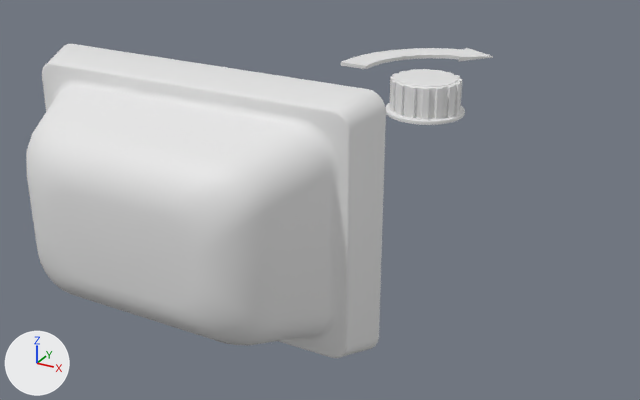
What one commit did to the FBX model Assets/tools.fbx.
Rendered twice from a 50 mm camera at (0.343, -0.709, 0.246) aimed at (0.009, -0.101, -0.058). Every picture has the same lights, and +X, +Y and +Z are marked at lower left. Where no turn or scale is listed for an object, it has been applied to the vertices.

The first picture shows 'Dial', 'Light', 'RotateArrow'.
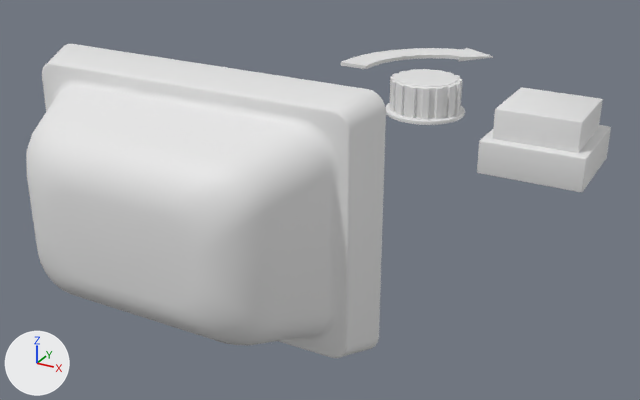
Diff of the bpy script that builds the scene:
```diff
--- a/Assets/tools.fbx.py
+++ b/Assets/tools.fbx.py
@@ me_button @@
+me_button.from_pydata(...)  # 80 vertices, 65 faces; spans x -0.0353..0.0353, y -0.0353..0.0353, z -0.0038..0.0244
@@ me_buttonbase @@
+me_buttonbase.from_pydata(...)  # 200 vertices, 182 faces; spans x -0.0438..0.0438, y -0.0438..0.0438, z -0.0302..-0.0012
@@ ob_button @@
+ob_button = bpy.data.objects.new('Button', me_button)
+ob_button.location = (0.1699, 0.0, 0.0)
@@ ob_buttonbase @@
+ob_buttonbase = bpy.data.objects.new('ButtonBase', me_buttonbase)
+ob_buttonbase.location = (0.1699, 0.0, 0.0)
```

Where the change shows, as pixel boxes [x1, y1, x2, y2] in the pictures (640 x 400 px):
'Button', added
    after: [493, 87, 603, 153]
'ButtonBase', added
    after: [477, 125, 611, 192]
